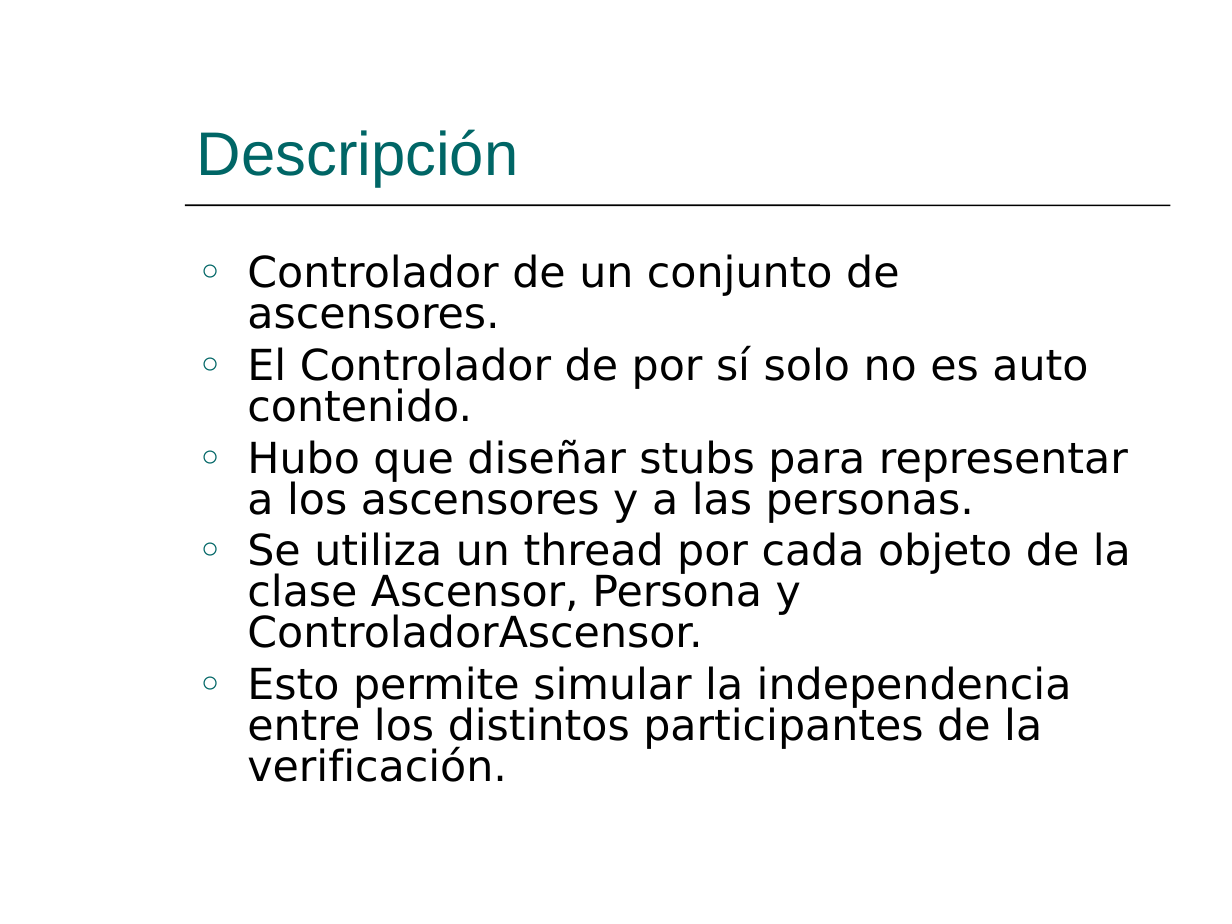
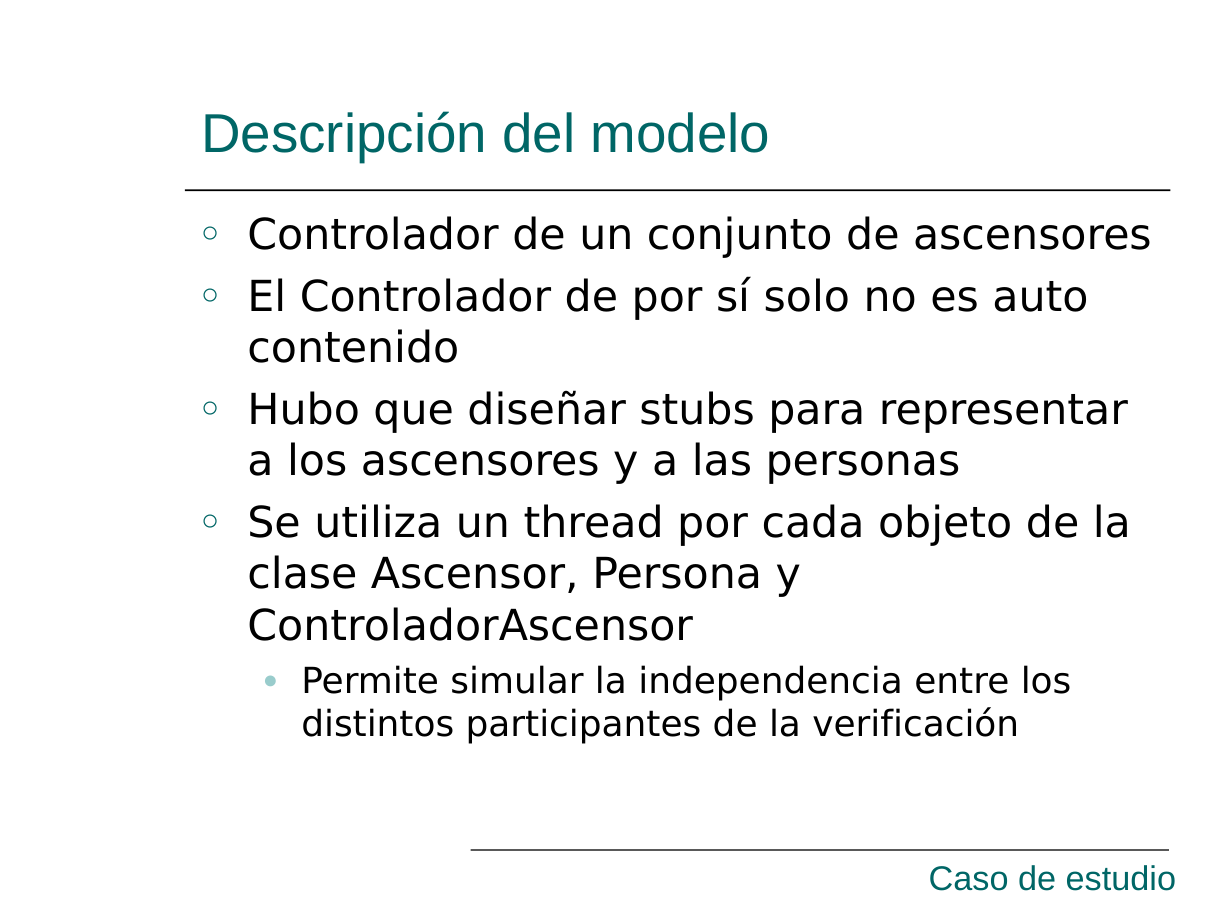
Before and after one commit to hugomelendez/tesis-jpf-2006, a slide deck: slide 34 of tesis-doc/Presentación.ppt. Drawn at 1232x924 pixels with LibreOffice and Linux fonts; fonts in the diff are those of the drawing. Boxes give left, top, right and bottom in pixels: in the first picture for what was removed or moved away, otherwise in the second. Text is boxed around its words. In the diff, an @@ line names an element or a change of style, - is before the commit and + after.

```diff
--- a/tesis-doc/Presentación.ppt
+++ b/tesis-doc/Presentación.ppt
@@ title at <box>201,111,771,162</box>: text changed; size 36 to 32 pt @@
-Descripción
+Descripción del modelo
@@ line moved from (185, 206) - (1170, 206) to (185, 190) - (1170, 190) @@
@@ text at <box>247,216,1152,744</box>: text changed @@
-○ Controlador de un conjunto de ascensores.
-○ El Controlador de por sí solo no es auto contenido.
-○ Hubo que diseñar stubs para representar a los ascensores y a las personas.
-○ Se utiliza un thread por cada objeto de la clase Ascensor, Persona y ControladorAscensor.
-○ Esto permite simular la independencia entre los distintos participantes de la verificación.
+○ Controlador de un conjunto de ascensores
+○ El Controlador de por sí solo no es auto contenido
+○ Hubo que diseñar stubs para representar a los ascensores y a las personas
+○ Se utiliza un thread por cada objeto de la clase Ascensor, Persona y ControladorAscensor
+  ● Permite simular la independencia entre los distintos participantes de la verificación
@@ line added from (471, 850) to (1169, 850), #000000 0.74 pt @@
@@ text added at <box>929,865,1176,891</box>, 20 pt, text #006666 @@
+Caso de estudio
```
Also in this commit, not shown: 47 other slides changed, 2 slides added, 1 slide removed.
